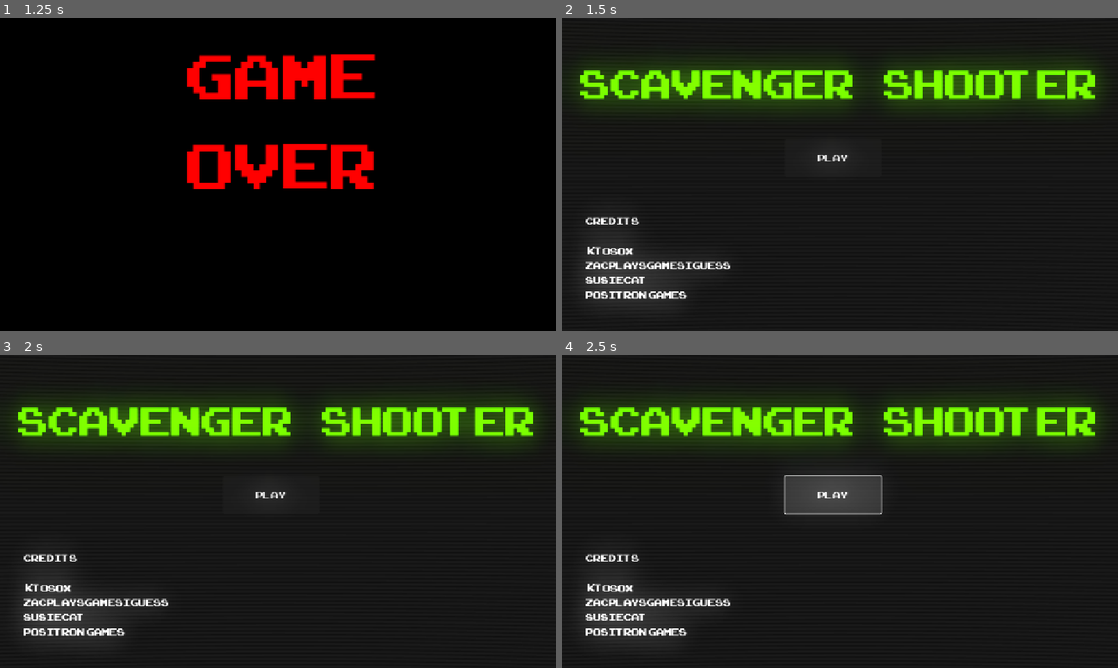
Above: before the commit, frames 1-4 (two rows, left to right).
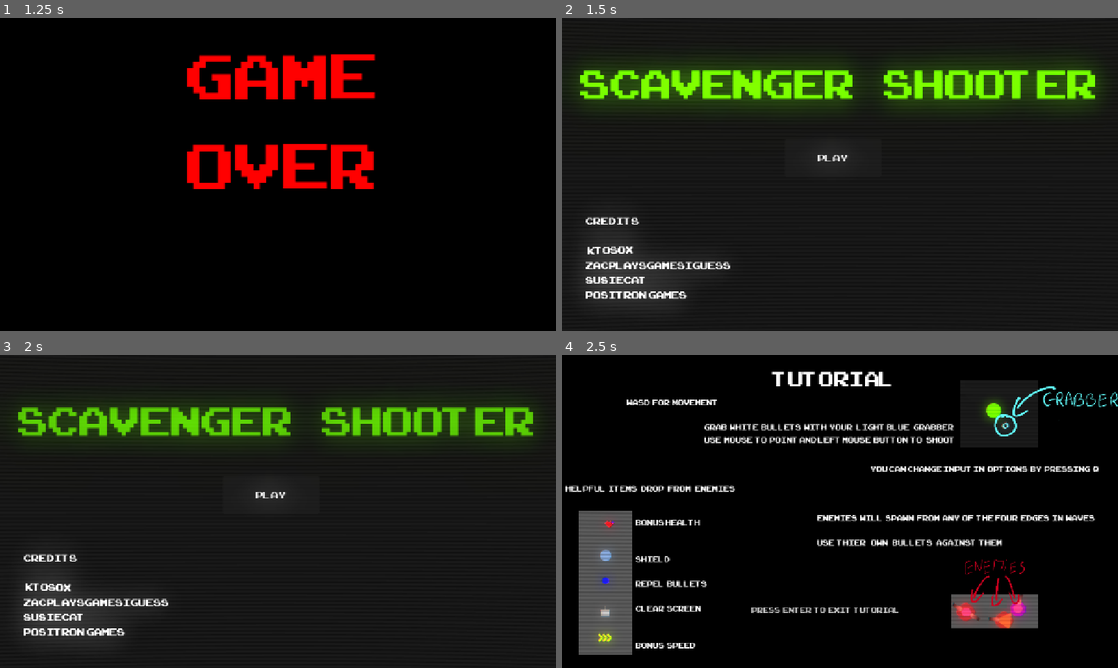
Above: after the commit, the same moments.

Repository: ktosox/GWJ80
Game: Godot game, scene res://UI/game_over.tscn
The game is run twice, just before and just after one commit, with the same random seed, the same clock (stepped at 60 frames per second) and the same inputs. This scene is started directly instead of the project's main scene.
Inputs (mouse positions are in pixels of both pictures, inside the frame that each line leads up to):
- Up to frame 1 (1.25 s): tap Enter (tutorial_exit) at 0.5 s; move the mouse to (400, 158) at 0.52 s; press the mouse at (400, 158) at 0.53 s; hold D (right) from 0.53 s (still down)
- Up to frame 2 (1.5 s): move the mouse to (728, 190) at 1.27 s; release D (right) at 1.28 s; release the mouse at (728, 190) at 1.28 s; hold Down (down) from 1.28 s (still down); click (728, 190) at 1.35 s
- Up to frame 3 (2 s): keep holding Down (down)
- Up to frame 4 (2.5 s): release Down (down) at 2 s; click (834, 495) at 2 s, where only the run after the commit has a clickable "Play"

Frame 1 is identical in both runs. In frame 2, 0.1% of the frame differs, in the area x 5-13%, y 72-76%; in frame 3, 5.0%; in frame 4, 60%, in the area x 0-100%, y 0-100%.

Commit message:
fixed game over so that returing to Home doesnt freeze the game

Diff:
--- a/Game/UI/game_over.gd
+++ b/Game/UI/game_over.gd
@@ -15,4 +15,5 @@
 		get_tree().paused = false
 		get_tree().reload_current_scene()
 	if Input.is_action_just_pressed("down"):
+		get_tree().paused = false
 		get_tree().change_scene_to_file("res://level/home.tscn")
--- a/Game/UI/tutorial/tutorial.gd
+++ b/Game/UI/tutorial/tutorial.gd
@@ -4,7 +4,7 @@
 # Called when the node enters the scene tree for the first time.
 func _ready() -> void:
 	get_tree().paused = true
-	#Engine.time_scale = 0.0
+
 
 
 # Called every frame. 'delta' is the elapsed time since the previous frame.
